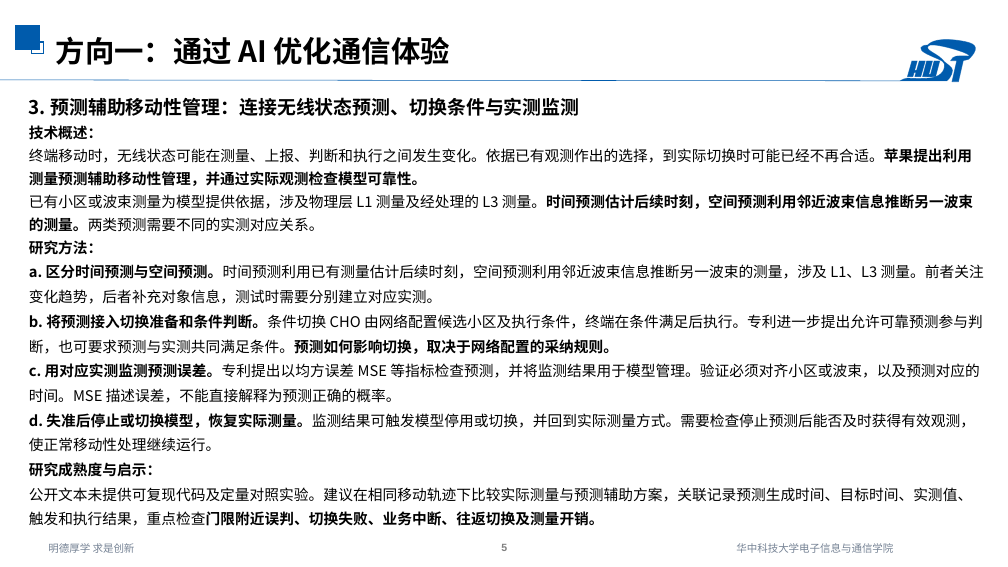
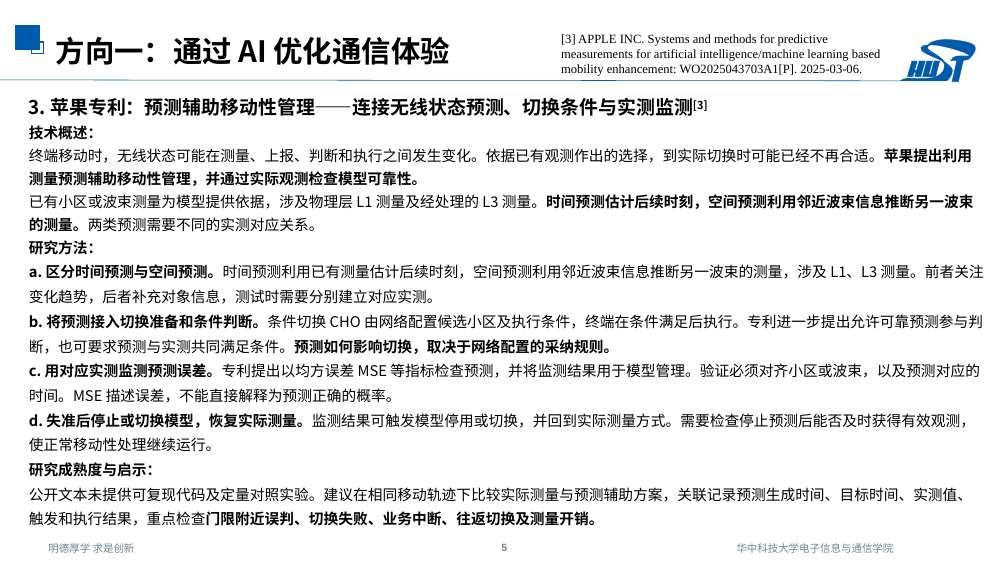
Before and after one commit to strings-pixel/self, a slide deck: slide 5 of 2026.10.10AI与通信融合研究进展调研三.pptx. Drawn at 1008x567 pixels with LibreOffice and Linux fonts; fonts in the diff are those of the drawing. Boxes give left, top, right and bottom in pixels: in the first picture for what was removed or moved away, otherwise in the second. Text is boxed around its words. In the diff, an @@ line names an element or a change of style, - is before the commit and + after.

```diff
--- a/2026.10.10AI与通信融合研究进展调研三.pptx
+++ b/2026.10.10AI与通信融合研究进展调研三.pptx
@@ text added at (561,34,881,76), 12 pt, text #000000 @@
+[3] APPLE INC. Systems and methods for predictive measurements for artificial intelligence/machine learning based mobility enhancement: WO2025043703A1[P]. 2025-03-06.
@@ text at (29,97,708,116): text changed @@
-3. 预测辅助移动性管理：连接无线状态预测、切换条件与实测监测
+3. 苹果专利：预测辅助移动性管理——连接无线状态预测、切换条件与实测监测[3]
```
Also in this commit, not shown: 6 other slides changed, 1 other file.
